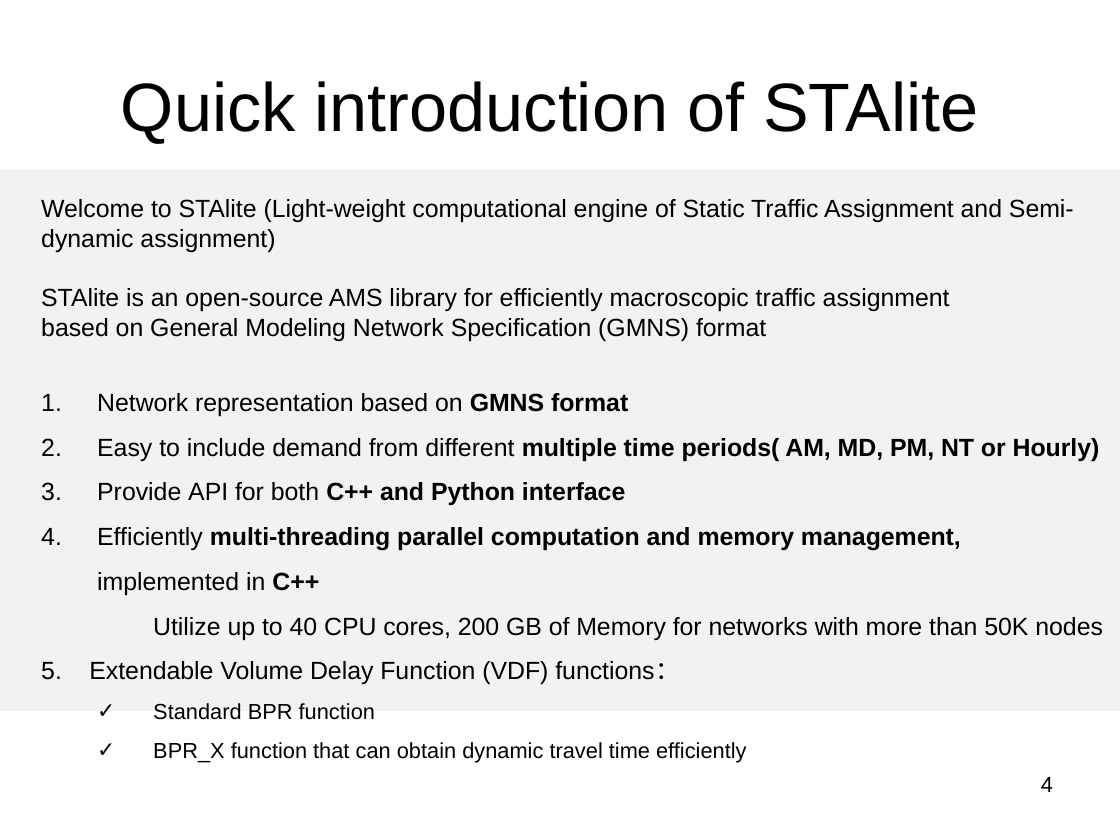
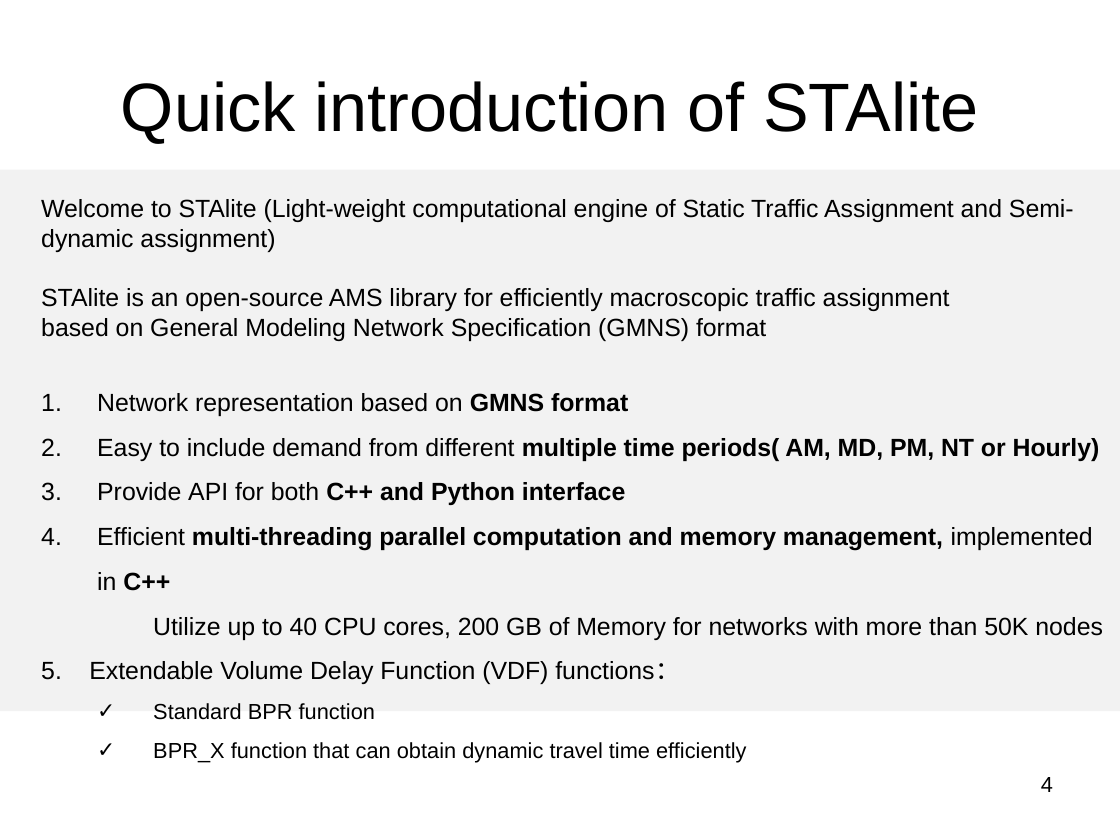
Before and after one commit to jiaodaxiaozi/STALite, a slide deck: slide 4 of doc/STALite_GMNS_V0.8.pptx. Drawn at 1120x840 pixels with LibreOffice and Linux fonts; fonts in the diff are those of the drawing; background and template pictures are left out. Boxes give left, top, right and bottom in pixels: in the first picture for what was removed or moved away, otherwise in the second. Text is boxed around its words. In the diff, an @@ line names an element or a change of style, - is before the commit and + after.

```diff
--- a/doc/STALite_GMNS_V0.8.pptx
+++ b/doc/STALite_GMNS_V0.8.pptx
@@ text at bbox=[97, 527, 1093, 591]: text changed @@
-4. Efficiently multi-threading parallel computation and memory management, implemented in C++
+4. Efficient multi-threading parallel computation and memory management, implemented in C++
```
Also in this commit, not shown: 2 other files.
